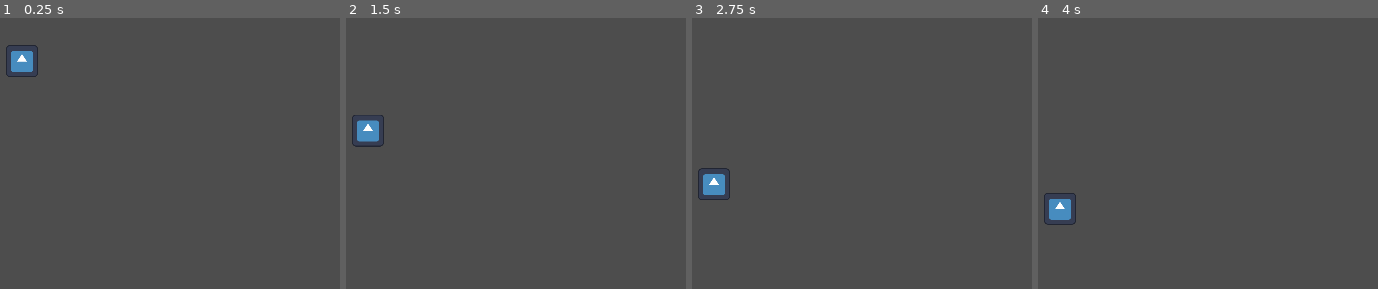
Above: before the commit, frames 1-4 (left to right).
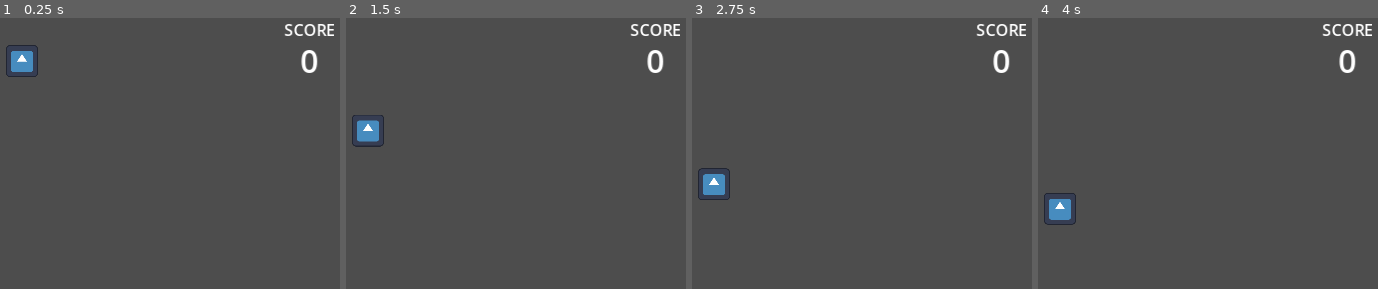
Above: after the commit, the same moments.

Repository: mubinulhaque/FlappyBird
Game: Godot game, scene res://scenes/solo_level.tscn
Same seed, same stepped clock (60 frames per second), same inputs: the game is played once before the commit and once after it. The engine's default icon, where the game draws it, is replaced by a stand-in: a white triangle on a blue panel in a dark square.
Inputs:
- Up to frame 1 (0.25 s): no input
- Up to frame 2 (1.5 s): tap Space (player_jump) at 0.77 s
- Up to frame 3 (2.75 s): tap Space (player_jump) at 1.52 s
- Up to frame 4 (4 s): tap Space (player_jump) at 3.02, 3.77 s

The runs differ from the first frame. In frame 1, 0.6% of the frame differs, in the area x 83-99%, y 2-21%; in frame 2, 0.6%; in frame 3, 0.6%; in frame 4, 0.6%.

Commit message:
Display score and adjust scoring
Scores are now displayed at the top of the screen, and a player's score is now incremented after leaving a pipe's gap

Diff:
--- a/scenes/pipe.tscn
+++ b/scenes/pipe.tscn
@@ -6,7 +6,7 @@
 size = Vector2(32, 128)
 
 [sub_resource type="CircleShape2D" id="CircleShape2D_wapl0"]
-radius = 15.0
+radius = 20.0
 
 [node name="Pipe" type="Area2D"]
 collision_layer = 0
@@ -25,6 +25,7 @@
 rect = Rect2(-16, -26, 32, 52)
 
 [node name="Gap" type="Area2D" parent="."]
+position = Vector2(32, 0)
 
 [node name="CollisionShape2D" type="CollisionShape2D" parent="Gap"]
 shape = SubResource("CircleShape2D_wapl0")
--- a/scenes/solo_level.tscn
+++ b/scenes/solo_level.tscn
@@ -14,4 +14,33 @@
 [node name="Player" parent="." instance=ExtResource("3_ipcns")]
 position = Vector2(16, 15)
 
+[node name="ScoreTextLabel" type="Label" parent="."]
+anchors_preset = 5
+anchor_left = 0.5
+anchor_right = 0.5
+offset_left = -20.0
+offset_right = 20.0
+offset_bottom = 23.0
+grow_horizontal = 2
+theme_override_font_sizes/font_size = 8
+text = "Score"
+horizontal_alignment = 1
+uppercase = true
+
+[node name="ScoreNumberLabel" type="Label" parent="ScoreTextLabel"]
+unique_name_in_owner = true
+layout_mode = 1
+anchors_preset = 5
+anchor_left = 0.5
+anchor_right = 0.5
+offset_left = -20.0
+offset_top = 10.0
+offset_right = 20.0
+offset_bottom = 33.0
+grow_horizontal = 2
+theme_override_font_sizes/font_size = 16
+text = "0
+"
+horizontal_alignment = 1
+
 [connection signal="timeout" from="PipeCreationTimer" to="." method="_on_pipe_creation_timer_timeout"]
--- a/scripts/level.gd
+++ b/scripts/level.gd
@@ -12,6 +12,7 @@
 
 @onready var _pipes: Array[Pipe]
 @onready var _pipe_creation_timer: Timer = $PipeCreationTimer
+@onready var _score_label: Label = %ScoreNumberLabel
 
 
 func _ready() -> void:
@@ -102,4 +103,4 @@
 
 # Increments a player's score
 func _on_player_entered_gap(player: Player):
-	player.increment_score()
+	_score_label.text = str(player.increment_score())
--- a/scripts/player.gd
+++ b/scripts/player.gd
@@ -28,6 +28,6 @@
 	_alive = false
 
 
-func increment_score() -> void:
+func increment_score() -> int:
 	_score += 1
-	print("Score: " + str(_score))
+	return _score
